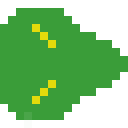
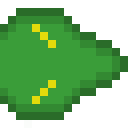
Layered file, before and after one edit (128x128). Changes by layer:
painted on "Layer" over <box>0,8,128,120</box>
